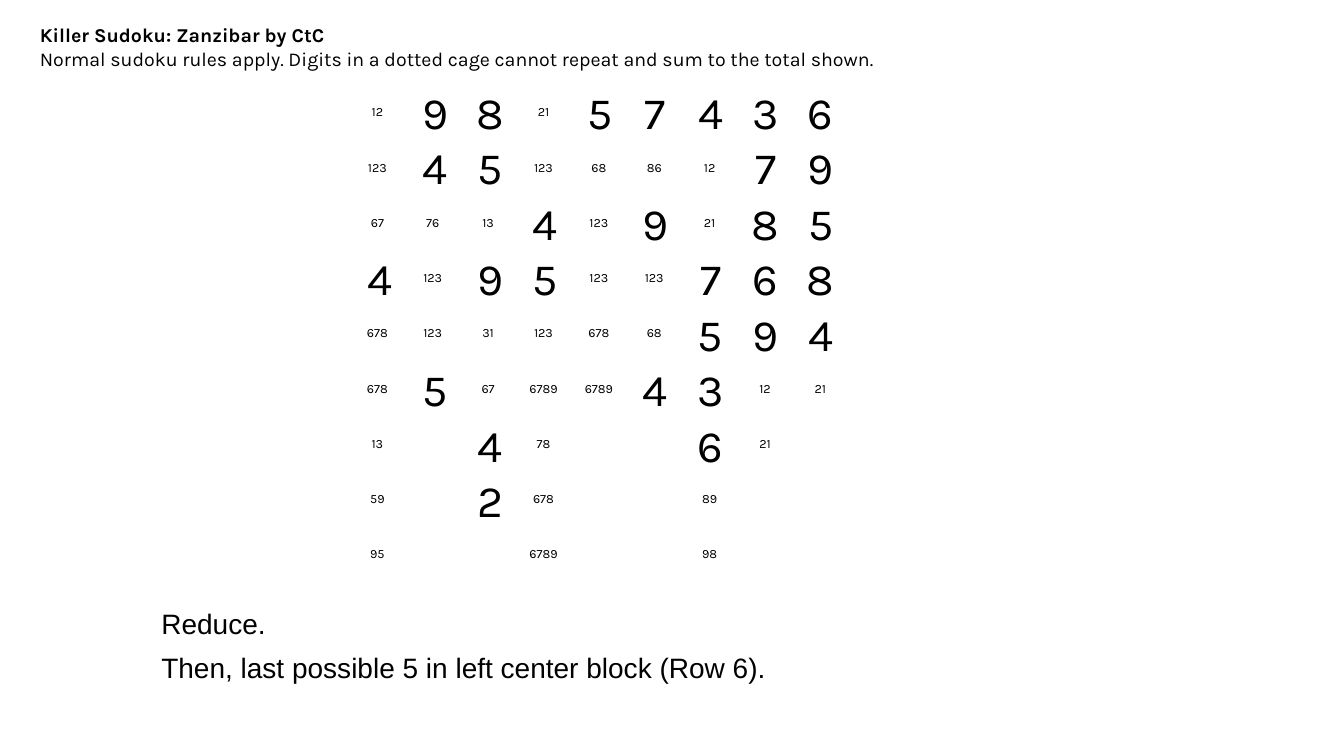
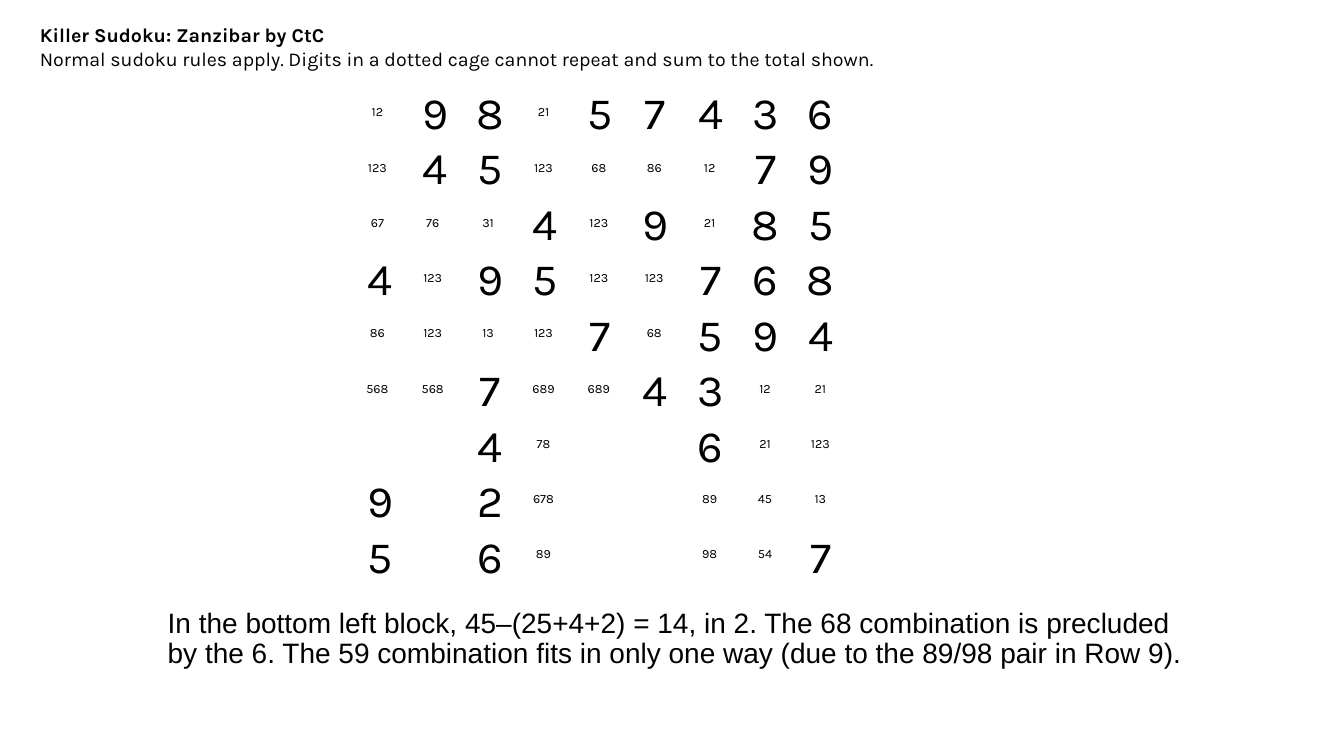
Before and after one commit to jhardis/WSJ_Number_Puzzles, a slide deck: slide 49 of 20261010_1.pptx (slide 45 before the commit). Drawn at 1344x756 pixels with LibreOffice and Linux fonts; fonts in the diff are those of the drawing; background and template pictures are left out. Boxes give left, top, right and bottom in pixels: in the first picture for what was removed or moved away, otherwise in the second. Text is boxed around its words. In the diff, an @@ line names an element or a change of style, - is before the commit and + after.

```diff
--- a/20261010_1.pptx
+++ b/20261010_1.pptx
@@ text "31": place and size @@
-text "31" at [482, 329, 494, 337]
+text "31" at [482, 219, 494, 227]
@@ text at [370, 329, 385, 337]: text changed @@
-678
+86
@@ text "13": place and size @@
-text "13" at [482, 219, 494, 227]
+text "13" at [482, 329, 494, 337]
@@ text at [590, 323, 611, 351]: text changed; size 9 to 32 pt @@
-678
+7
@@ text at [366, 385, 388, 393]: text changed @@
-678
+568
@@ text added at [422, 385, 444, 393], 9 pt, text #000000 @@
+568
@@ text added at [480, 378, 501, 406], 32 pt, text #000000 @@
+7
@@ text removed at [482, 385, 495, 393] @@
-67
@@ text at [532, 385, 554, 393]: text changed @@
-6789
+689
@@ text at [588, 385, 610, 393]: text changed @@
-6789
+689
@@ text added at [811, 440, 830, 448], 9 pt, text #000000 @@
+123
@@ text added at [367, 488, 393, 518], 32 pt, text #000000 @@
+9
@@ text removed at [370, 495, 384, 503] @@
-59
@@ text added at [758, 495, 772, 503], 9 pt, text #000000 @@
+45
@@ text "13": place and size @@
-text "13" at [372, 440, 384, 448]
+text "13" at [815, 495, 827, 503]
@@ text "5": place and size @@
-text "5" at [423, 378, 448, 407]
+text "5" at [367, 545, 392, 574]
@@ text removed at [370, 550, 384, 558] @@
-95
@@ text added at [477, 544, 503, 574], 32 pt, text #000000 @@
+6
@@ text at [536, 550, 551, 558]: text changed @@
-6789
+89
@@ text added at [758, 550, 772, 558], 9 pt, text #000000 @@
+54
@@ text added at [810, 545, 831, 573], 32 pt, text #000000 @@
+7
@@ text at [168, 612, 1181, 668]: text changed @@
-Reduce.
-Then, last possible 5 in left center block (Row 6).
+In the bottom left block, 45–(25+4+2) = 14, in 2. The 68 combination is precluded by the 6. The 59 combination fits in only one way (due to the 89/98 pair in Row 9).
```
Also in this commit, not shown: 41 other slides changed, 2 slides added, 2 slides removed.
